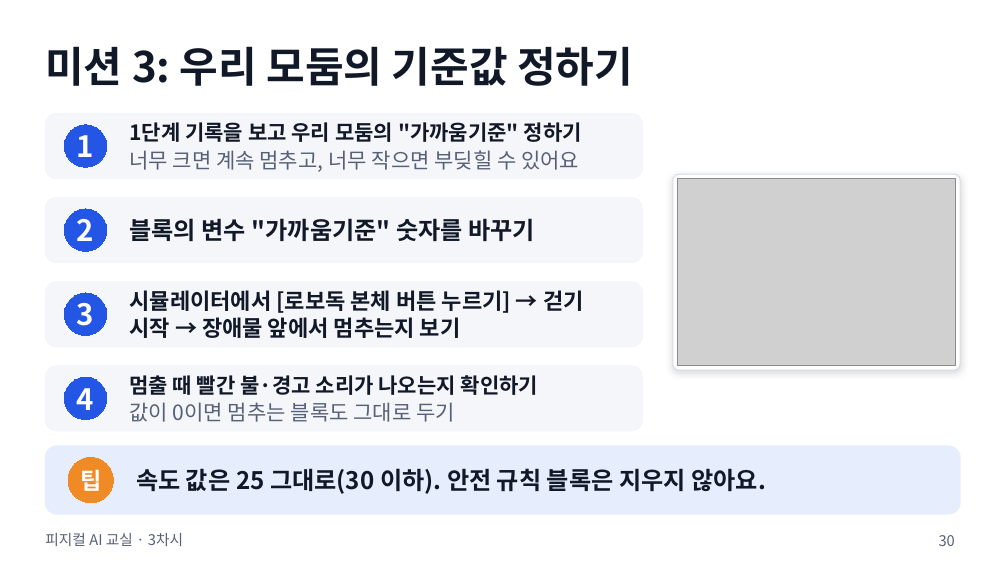
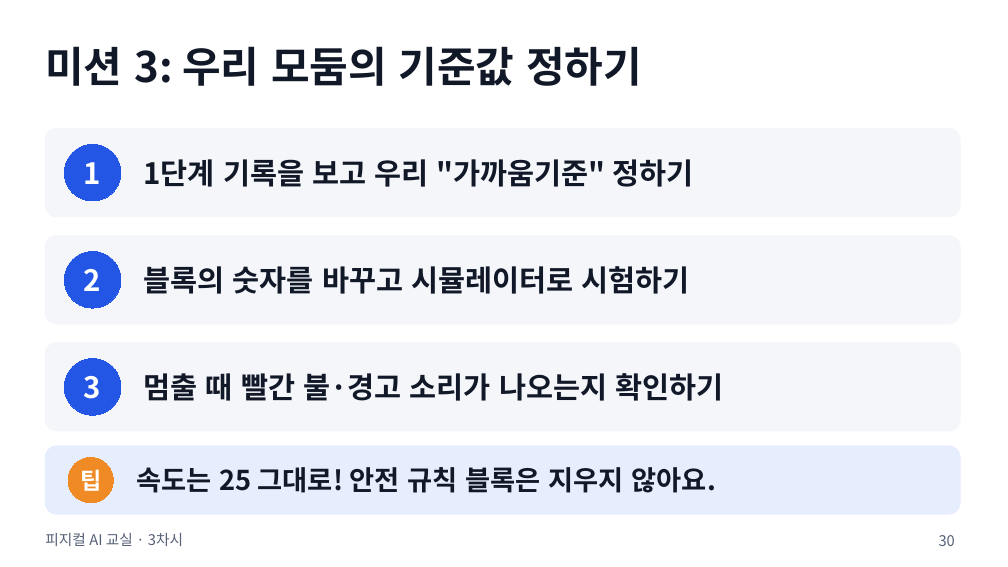
Before and after one commit to boundaryx01-uniquelife/microbit, a slide deck: slide 30 of materials/8차시_전체형/8차시_수업슬라이드.pptx. Drawn at 1008x567 pixels with LibreOffice and Linux fonts; fonts in the diff are those of the drawing; grey boxes stand for pictures. Boxes give left, top, right and bottom in pixels: in the first picture for what was removed or moved away, otherwise in the second. Text is boxed around its words. In the diff, an @@ line names an element or a change of style, - is before the commit and + after.

```diff
--- a/materials/8차시_전체형/8차시_수업슬라이드.pptx
+++ b/materials/8차시_전체형/8차시_수업슬라이드.pptx
@@ rounded rectangle: place and size @@
-rounded rectangle at (45, 113, 643, 178)
+rounded rectangle at (45, 129, 960, 217)
@@ ellipse "1": place and size @@
-ellipse "1" at (64, 125, 107, 167)
+ellipse "1" at (64, 144, 121, 201)
@@ text at (144, 159, 693, 187): text changed; size 20 to 28 pt @@
-1단계 기록을 보고 우리 모둠의 "가까움기준" 정하기
-너무 크면 계속 멈추고, 너무 작으면 부딪힐 수 있어요
+1단계 기록을 보고 우리 "가까움기준" 정하기
@@ rounded rectangle removed at (673, 174, 960, 370) @@
@@ picture removed at (678, 178, 956, 365) @@
@@ rounded rectangle removed at (45, 197, 643, 262) @@
@@ proportions changed in 3 elements at (45, 343, 960, 431), (45, 129, 960, 217), (45, 236, 960, 324) @@
@@ rounded rectangle: place and size @@
-rounded rectangle at (45, 282, 643, 347)
+rounded rectangle at (45, 236, 960, 324)
@@ text removed at (129, 218, 535, 241) @@
-블록의 변수 "가까움기준" 숫자를 바꾸기
@@ ellipse "2": place and size @@
-ellipse "2" at (64, 209, 107, 251)
+ellipse "2" at (64, 252, 121, 309)
@@ text added at (144, 266, 690, 294), 28 pt, text #111827, bold @@
+블록의 숫자를 바꾸고 시뮬레이터로 시험하기
@@ text removed at (129, 290, 584, 338) @@
-시뮬레이터에서 [로보독 본체 버튼 누르기] → 걷기 시작 → 장애물 앞에서 멈추는지 보기
@@ rounded rectangle: place and size @@
-rounded rectangle at (45, 366, 643, 431)
+rounded rectangle at (45, 343, 960, 431)
@@ ellipse "3": place and size @@
-ellipse "3" at (64, 293, 107, 336)
+ellipse "3" at (64, 358, 121, 415)
@@ text "멈출 때 빨간 불·경고 소리가 ...": place and size @@
-text "멈출 때 빨간 불·경고 소리가 ..." at (129, 375, 538, 422)
+text "멈출 때 빨간 불·경고 소리가 ..." at (144, 373, 723, 401)
@@ text "멈출 때 빨간 불·경고 소리가 ..." at (144, 373, 723, 401): size 20 to 28 pt; less space between paragraphs @@
@@ ellipse removed at (64, 377, 107, 420) @@
-4
@@ text at (129, 402, 455, 422): paragraph removed @@
-값이 0이면 멈추는 블록도 그대로 두기
@@ text at (136, 467, 716, 493): text changed; size 23 to 26 pt @@
-속도 값은 25 그대로(30 이하). 안전 규칙 블록은 지우지 않아요.
+속도는 25 그대로! 안전 규칙 블록은 지우지 않아요.
```
Also in this commit, not shown: 34 other slides changed, 1 slide added, 23 other files.
